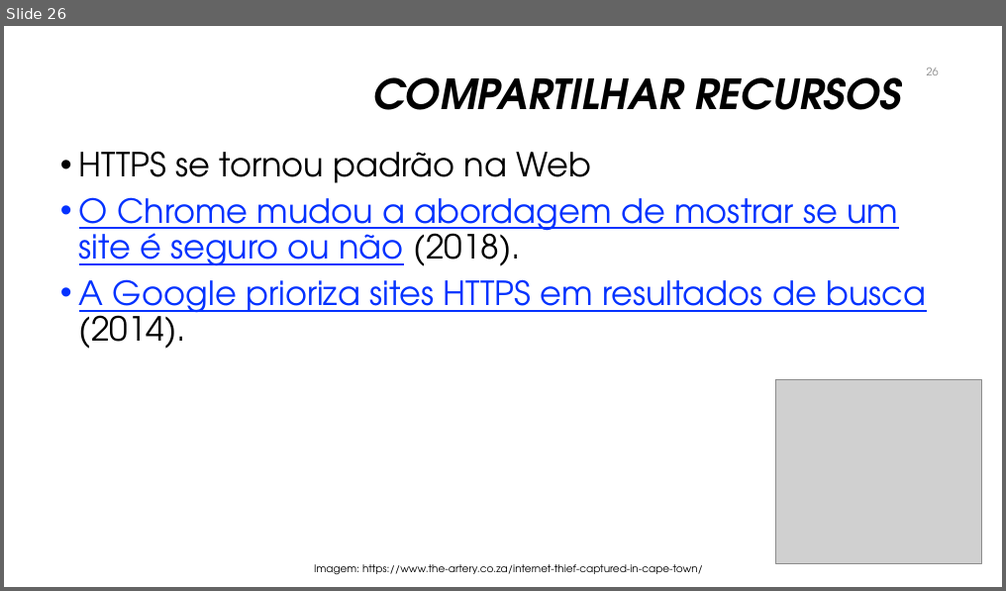
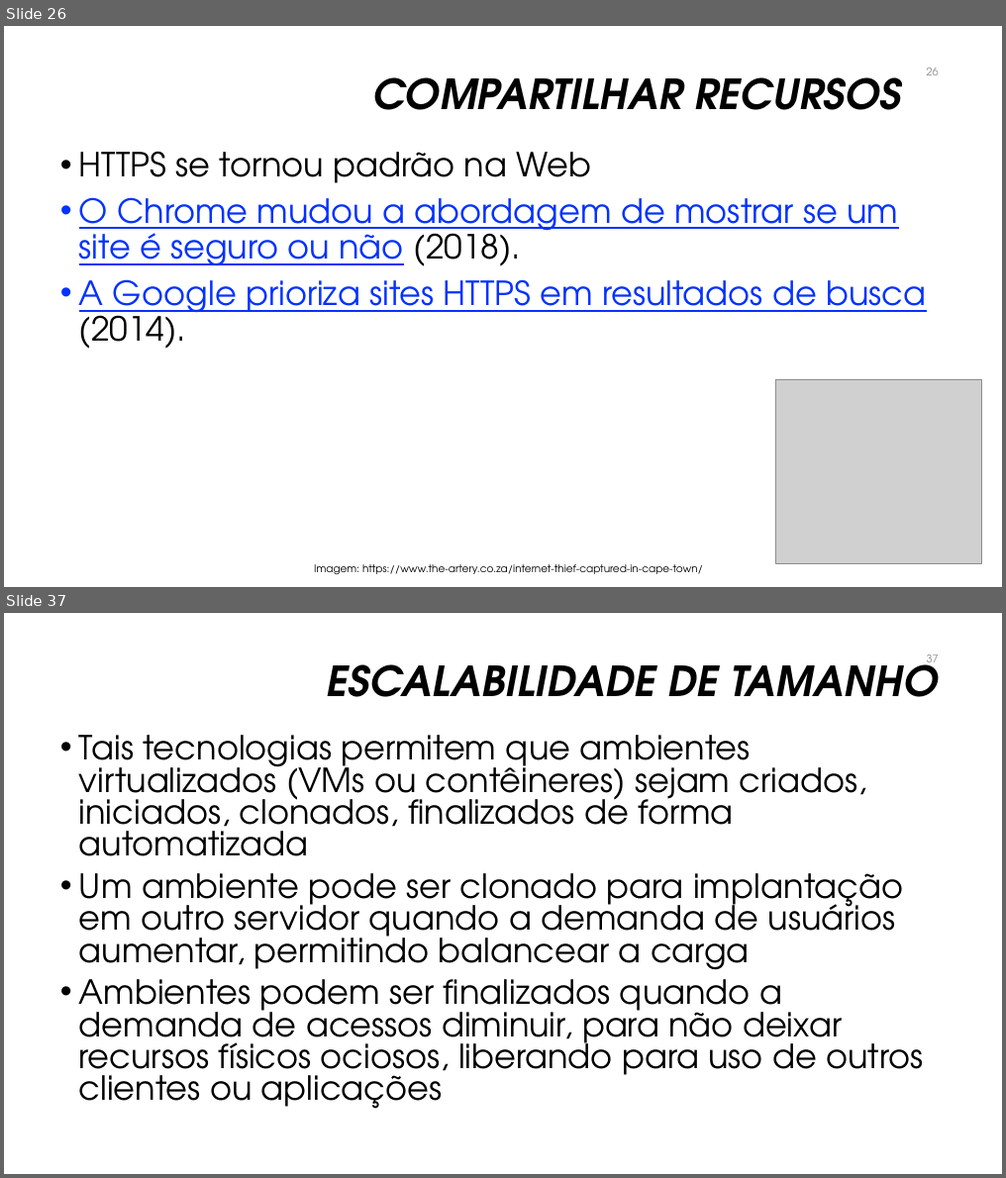
Before and after one commit to manoelcampos/sistemas-distribuidos, a slide deck: introducao-sd.pptx. Shown one above the other, each under a label of ours: slide 26 before the commit, slides 26 and 37 after it; the slides between them are not shown. The pictures are 1006x591 and 1006x1178 pixels, drawn with LibreOffice and Linux fonts; fonts in the diff are those of the drawing; grey boxes stand for pictures; background and template pictures are left out. Boxes give left, top, right and bottom in pixels: in the first picture for what was removed or moved away, otherwise in the second. Text is boxed around its words. In the diff, an @@ line names an element or a change of style, - is before the commit and + after.

```diff
--- a/introducao-sd.pptx
+++ b/introducao-sd.pptx
@@ slide 37 added at box(4, 613, 1002, 1174), background #FFFFFF @@
@@ title added at box(327, 655, 938, 697), 40 pt, text #000000, bold, italic @@
+ESCALABILIDADE DE TAMANHO
@@ page number added at box(927, 655, 939, 669), 10.5 pt, text #8C8C8C @@
+37
@@ text added at box(79, 735, 923, 1109), 32 pt, text #000000 @@
+• Tais tecnologias permitem que ambientes virtualizados (VMs ou contêineres) sejam criados, iniciados, clonados, finalizados de forma automatizada
+• Um ambiente pode ser clonado para implantação em outro servidor quando a demanda de usuários aumentar, permitindo balancear a carga
+• Ambientes podem ser finalizados quando a demanda de acessos diminuir, para não deixar recursos físicos ociosos, liberando para uso de outros clientes ou aplicações
```
Also in this commit, not shown: 2 slides changed, 33 other slides added, 12 other files.
